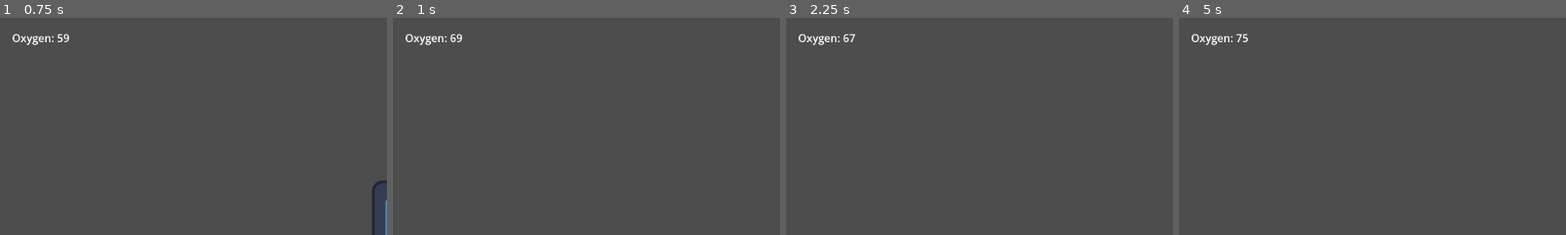
Above: before the commit, frames 1-4 (left to right).
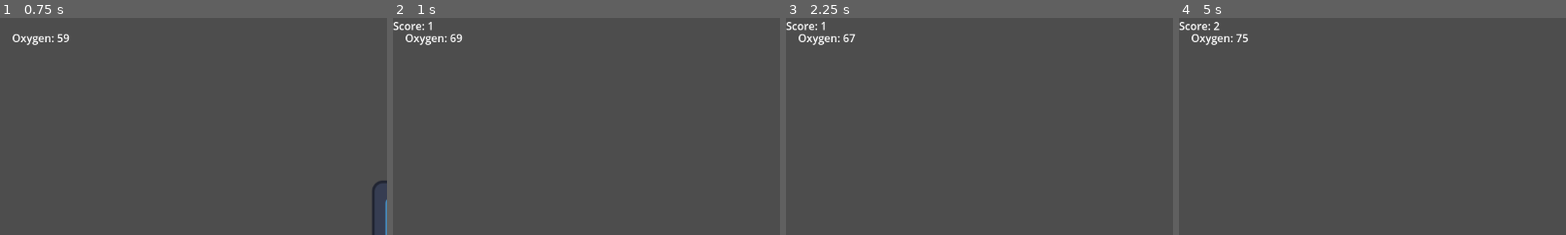
Above: after the commit, the same moments.

Repository: csarmientobaca/bubbles-tutorial
Game: Godot game, scene res://Scenes/level.tscn
Two runs of this game, one before a commit and one after it. Both use one fixed random seed, a clock stepped at 60 frames per second and the inputs below. The engine's default icon, where the game draws it, is replaced by a stand-in: a white triangle on a blue panel in a dark square.
Inputs:
- Up to frame 1 (0.75 s): hold D (Right) from 0.53 s (still down)
- Up to frame 2 (1 s): keep holding D (Right); tap Space (Jump) at 0.77 s
- Up to frame 3 (2.25 s): tap Space (Jump) at 1.52 s; release D (Right) at 2.03 s; hold A (Left) from 2.03 s (still down)
- Up to frame 4 (5 s): release A (Left) at 2.78 s; hold D (Right) 2.78-4.28 s; tap Space (Jump) at 3.02, 3.77, 4.52 s; hold A (Left) from 4.28 s (still down)
The pictures show only the part of the screen within x 0-50%, y 0-50%; the shares and areas given below are measured in that part.

Frame 1 is identical in both runs. In frame 2, 0.2% of the frame differs, in the area x 0-11%, y 1-6%; in frame 3, 0.2%; in frame 4, 0.2%.

Commit message:
fix bubble mecanic and added score board

Diff:
--- a/Scenes/level.tscn
+++ b/Scenes/level.tscn
@@ -59,6 +59,10 @@
 offset_right = 126.0
 offset_bottom = 46.0
 
+[node name="ScoreLabel" type="Label" parent="CanvasLayer" unique_id=923174970]
+offset_right = 40.0
+offset_bottom = 23.0
+
 [node name="BubbleSpawnPoints" type="Node2D" parent="." unique_id=1733056066]
 
 [node name="Marker2D" type="Marker2D" parent="BubbleSpawnPoints" unique_id=1866388346]
--- a/Scripts/bubble.gd
+++ b/Scripts/bubble.gd
@@ -3,7 +3,10 @@
 @export var oxygen_amount: int = 10
 @export var fall_speed: float = 100.0
 
+@export var bottom_limit: float = 750.0
+
 signal collected
+signal expired
 
 # Called when the node enters the scene tree for the first time.
 func _ready() -> void:
@@ -11,6 +14,10 @@
 
 func _process(delta: float) -> void:
 	position.y += fall_speed * delta
+
+	if position.y > bottom_limit:
+		expired.emit()
+		queue_free()
 
 
 func _on_body_entered(body: Node2D) -> void:
--- a/Scripts/level.gd
+++ b/Scripts/level.gd
@@ -2,6 +2,10 @@
 
 
 @onready var spawn_points = $BubbleSpawnPoints
+
+@onready var score_label = $CanvasLayer/ScoreLabel
+
+var score = 0
 
 var bubble_scene = preload("res://Scenes/Bubble.tscn")
 
@@ -20,12 +24,27 @@
 	bubble.global_position = random_marker.global_position
 
 	bubble.collected.connect(_on_bubble_collected)
+	bubble.expired.connect(_on_bubble_expired)
 
 
 # Called every frame. 'delta' is the elapsed time since the previous frame.
-func _process(delta: float) -> void:
+func _process(_delta) -> void:
 	pass
 
 func _on_bubble_collected() -> void:
+	add_score()
 	await get_tree().create_timer(2.0).timeout
 	spawn_bubble()
+
+func _on_bubble_expired() -> void:
+	remove_score()
+	await get_tree().create_timer(2.0).timeout
+	spawn_bubble()
+
+func add_score() -> void:
+	score += 1
+	score_label.text = "Score: " + str(score)
+
+func remove_score() -> void:
+	score = max(score - 1, 0)
+	score_label.text = "Score: " + str(score)
